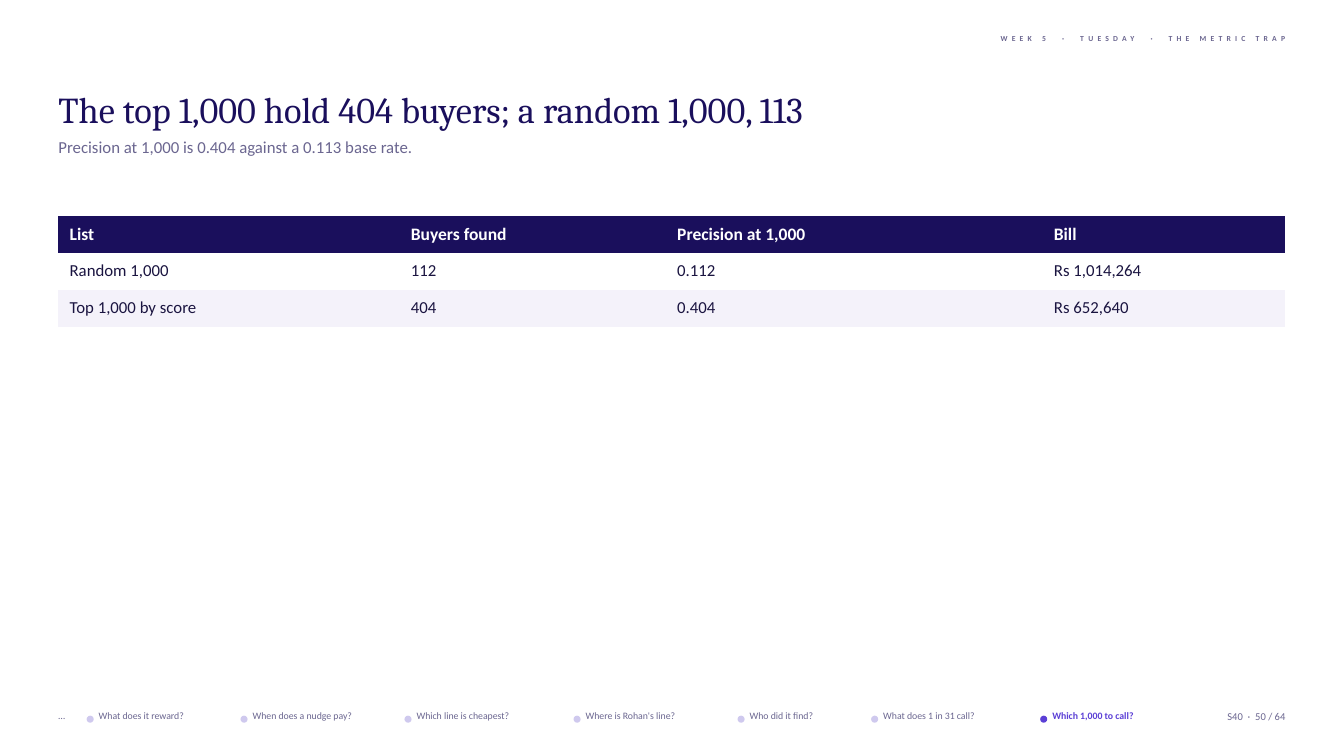
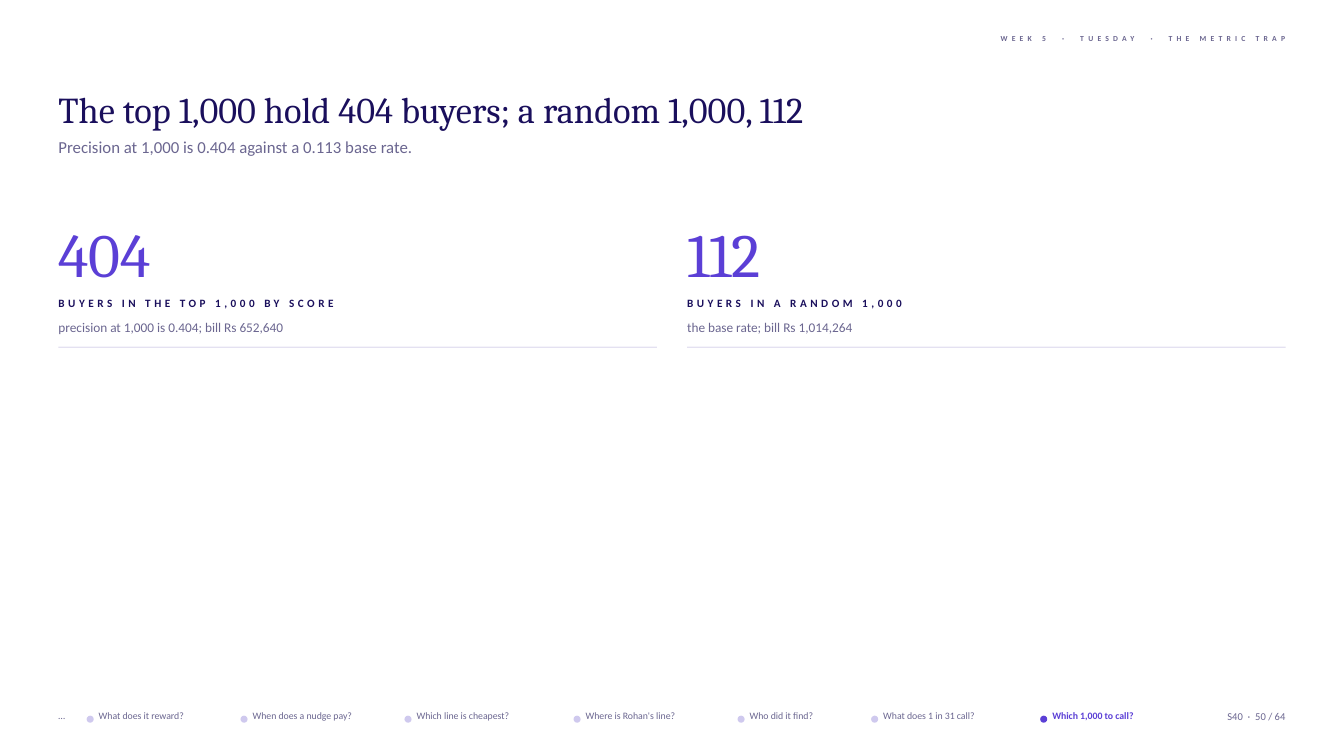
Before and after one commit to fde-academy-lab/c2-content-factory, a slide deck: slide 50 of content/W05/D2/1_in_class_training_content/slides/C2_W05_D02_slides_STUDENT.pptx. Drawn at 1344x756 pixels with LibreOffice and Linux fonts; fonts in the diff are those of the drawing; background and template pictures are left out. Boxes give left, top, right and bottom in pixels: in the first picture for what was removed or moved away, otherwise in the second. Text is boxed around its words. In the diff, an @@ line names an element or a change of style, - is before the commit and + after.

```diff
--- a/content/W05/D2/1_in_class_training_content/slides/C2_W05_D02_slides_STUDENT.pptx
+++ b/content/W05/D2/1_in_class_training_content/slides/C2_W05_D02_slides_STUDENT.pptx
@@ text at (x1=58, y1=97, x2=804, y2=131): text changed @@
-The top 1,000 hold 404 buyers; a random 1,000, 113
+The top 1,000 hold 404 buyers; a random 1,000, 112
@@ table removed at (x1=58, y1=216, x2=1287, y2=327), 3 rows, 4 columns @@
-List | Buyers found | Precision at 1,000 | Bill
-Random 1,000 | 112 | 0.112 | Rs 1,014,264
-Top 1,000 by score | 404 | 0.404 | Rs 652,640
@@ text added at (x1=58, y1=235, x2=150, y2=278), 44 pt, text #5B3FD6 @@
+404
@@ text added at (x1=687, y1=235, x2=761, y2=277), 44 pt, text #5B3FD6 @@
+112
@@ text added at (x1=58, y1=299, x2=333, y2=309), 8 pt, text #1A0F5C, bold @@
+BUYERS IN THE TOP 1,000 BY SCORE
@@ text added at (x1=687, y1=299, x2=902, y2=309), 8 pt, text #1A0F5C, bold @@
+BUYERS IN A RANDOM 1,000
@@ text added at (x1=58, y1=323, x2=284, y2=334), 9.5 pt, text #6B6690 @@
+precision at 1,000 is 0.404; bill Rs 652,640
@@ text added at (x1=687, y1=323, x2=853, y2=334), 9.5 pt, text #6B6690 @@
+the base rate; bill Rs 1,014,264
@@ rectangle added at (x1=58, y1=347, x2=657, y2=348), fill #E4E1F1 @@
@@ rectangle added at (x1=688, y1=347, x2=1287, y2=348), fill #E4E1F1 @@
```
Also in this commit, not shown: 6 other slides changed, 13 other files.
